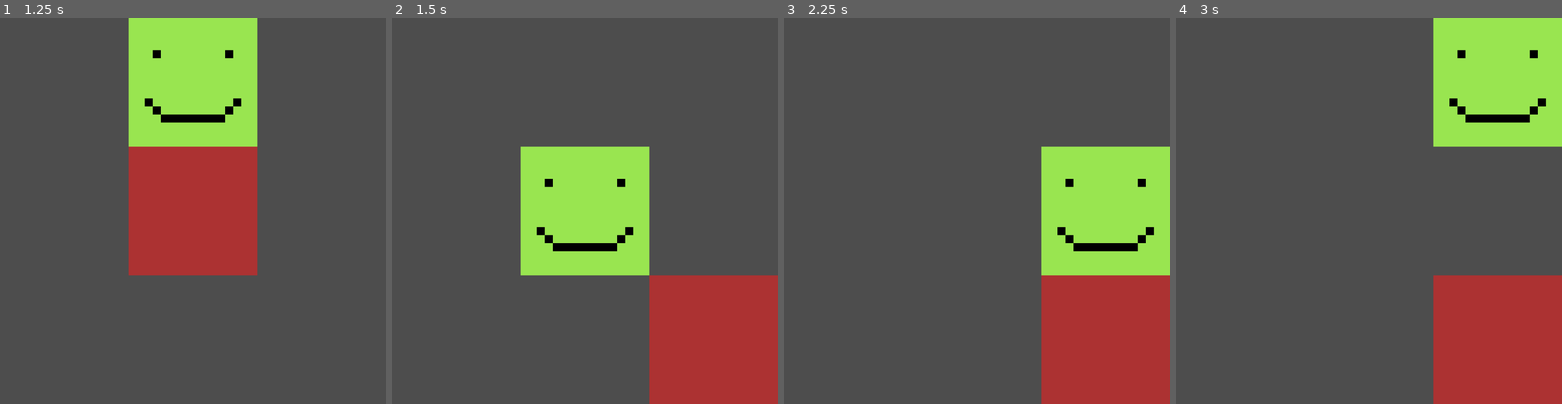
Above: before the commit, frames 1-4 (left to right).
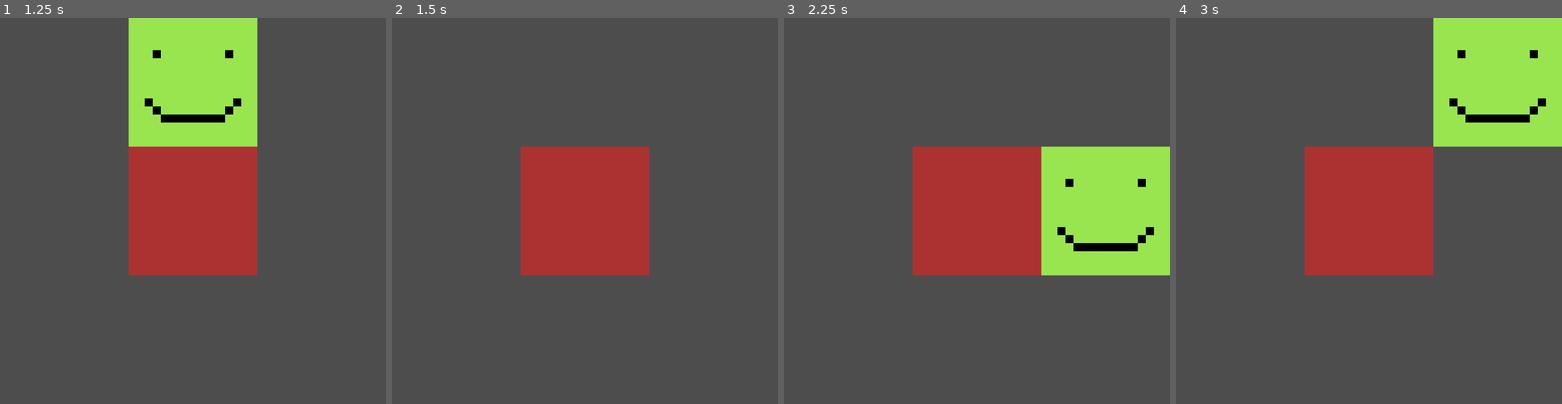
Above: after the commit, the same moments.

Repository: SturmEnte/simple-game-ai
Game: Godot game, scene res://main.tscn
Two runs of this game, one before a commit and one after it. Both use one fixed random seed, a clock stepped at 60 frames per second and the inputs below.
Inputs:
- Up to frame 1 (1.25 s): tap Enter at 0.5 s; hold Right (ui_right) from 0.53 s (still down)
- Up to frame 2 (1.5 s): tap Space at 1.25 s; release Right (ui_right) at 1.28 s; hold Down (ui_down) from 1.28 s (still down)
- Up to frame 3 (2.25 s): tap Enter at 2 s; release Down (ui_down) at 2.03 s; hold Right (ui_right) from 2.03 s (still down)
- Up to frame 4 (3 s): tap Space at 2.75 s; release Right (ui_right) at 2.78 s; hold Up (ui_up) from 2.78 s (still down)

Frame 1 is identical in both runs. In frame 2, 22% of the frame differs, in the area x 33-100%, y 33-100%; in frame 3, 22%; in frame 4, 22%.

Commit message:
Added basic websocket client implementation to the game

Diff:
--- a/game/main.gd
+++ b/game/main.gd
@@ -5,6 +5,9 @@
 
 var fields_x = 3
 var fields_y = 3
+
+@export var websocket_url = "ws://localhost:8765"
+var socket = WebSocketPeer.new()
 
 func _ready():
 	player = get_node("Player")
@@ -15,6 +18,41 @@
 	else:
 		print("Error: Target does not have required method for the game to work")
 
+	# Websocket
+	var err =  socket.connect_to_url(websocket_url)
+	if err != OK:
+		print("Unable to connect")
+		set_process(false)
+	else:
+		print("connected")
+
 func _process(delta):
 	if player.pos_x == target.pos_x and player.pos_y == target.pos_y:
 		target.move_to_random_position()
+
+	# Websocket
+	socket.poll()
+	var state = socket.get_ready_state()
+	if state == WebSocketPeer.STATE_OPEN:
+		while socket.get_available_packet_count():
+			_on_message_received(socket.get_packet())
+	elif state == WebSocketPeer.STATE_CLOSING:
+		# Keep polling to achieve proper close.
+		pass
+	elif state == WebSocketPeer.STATE_CLOSED:
+		var code = socket.get_close_code()
+		var reason = socket.get_close_reason()
+		_on_closed(code, reason)
+
+func _on_message_received(packet: PackedByteArray):
+	var message = packet.get_string_from_utf8()
+	print("WebSocket message received: %s" % message)
+
+func _on_closed(code, reason):
+	print("WebSocket closed with code: %d, reason %s. Clean: %s" % [code, reason, code != -1])
+	set_process(false) # Stop processing.
+
+func _send_message(message : String):
+	var state = socket.get_ready_state()
+	if state == WebSocketPeer.STATE_OPEN:
+		socket.send_text(message)
